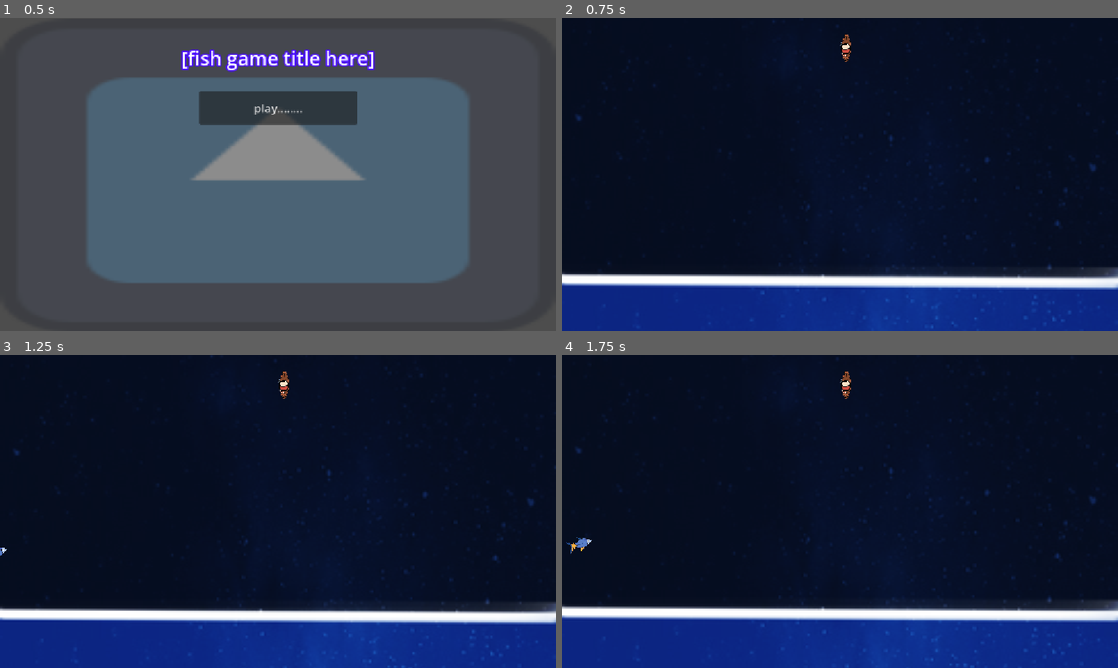
Above: before the commit, frames 1-4 (two rows, left to right).
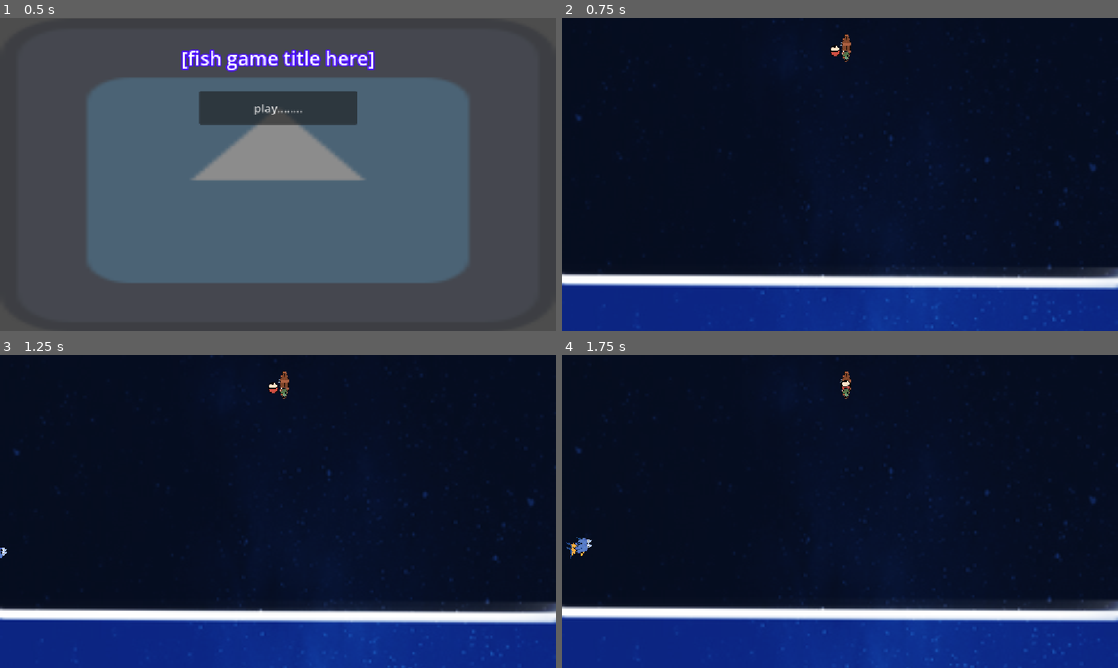
Above: after the commit, the same moments.

Repository: Logabe/fiiiiih
Game: Godot game, scene res://main_menu.tscn
Two runs of this game, one before a commit and one after it. Both use one fixed random seed, a clock stepped at 60 frames per second and the inputs below. The engine's default icon, where the game draws it, is replaced by a stand-in: a white triangle on a blue panel in a dark square.
Inputs (mouse positions are in pixels of both pictures, inside the frame that each line leads up to):
- Up to frame 1 (0.5 s): no input
- Up to frame 2 (0.75 s): click "play........" at 0.5 s
- Up to frame 3 (1.25 s): no input
- Up to frame 4 (1.75 s): tap Enter at 1.25 s; move the mouse to (962, 495) at 1.27 s; press the mouse at (962, 495) at 1.28 s; hold Right from 1.28 s (still down)

Frame 1 is identical in both runs. In frame 2, 0.1% of the frame differs, in the area x 48-52%, y 8-14%; in frame 3, 0.1%, in the area x 0-52%, y 8-65%; in frame 4, 0.1%.

Commit message:
Add lil guy

Diff:
--- a/game.tscn
+++ b/game.tscn
@@ -7,6 +7,7 @@
 [ext_resource type="Texture2D" uid="uid://hjlhjyg3k0lh" path="res://assets/bobber.webp" id="3_7jktm"]
 [ext_resource type="PackedScene" uid="uid://bylfns1qqpyyd" path="res://constellation/npc fish.tscn" id="3_feb5d"]
 [ext_resource type="Script" uid="uid://cg8ws44cmk4o1" path="res://constellation/npc_fish.gd" id="4_fc0e3"]
+[ext_resource type="Texture2D" uid="uid://dd8stvvirhvg6" path="res://assets/bronana.png" id="4_ryrav"]
 [ext_resource type="PackedScene" uid="uid://cp7mv8t5wvaol" path="res://dolphin.tscn" id="5_j5wjh"]
 
 [sub_resource type="Curve2D" id="Curve2D_t1rg7"]
@@ -25,6 +26,9 @@
 height = 60.0
 
 [sub_resource type="CircleShape2D" id="CircleShape2D_qwf25"]
+
+[sub_resource type="CircleShape2D" id="CircleShape2D_t1rg7"]
+radius = 10736.399
 
 [node name="Node" type="Node" unique_id=1682928601]
 
@@ -75,6 +79,7 @@
 [node name="cast origin" type="Node2D" parent="Area2D/CollisionShape2D" unique_id=1166363507]
 
 [node name="cast point" type="Area2D" parent="Area2D/CollisionShape2D/cast origin" unique_id=812872440]
+position = Vector2(-22, 5)
 collision_mask = 2
 
 [node name="CollisionShape2D" type="CollisionShape2D" parent="Area2D/CollisionShape2D/cast origin/cast point" unique_id=593283574]
@@ -85,5 +90,27 @@
 scale = Vector2(0.09966777, 0.09966779)
 texture = ExtResource("3_7jktm")
 
+[node name="Bronana" type="Sprite2D" parent="Area2D/CollisionShape2D/cast origin" unique_id=587411912]
+position = Vector2(-2, 17)
+rotation = 3.1415927
+scale = Vector2(0.076962106, 0.076962106)
+texture = ExtResource("4_ryrav")
+
+[node name="Area2D2" type="Area2D" parent="." unique_id=606268599]
+
+[node name="CollisionShape2D2" type="CollisionShape2D" parent="Area2D2" unique_id=1068900465]
+position = Vector2(591, 11292)
+shape = SubResource("CircleShape2D_t1rg7")
+
+[node name="Path2D" type="Path2D" parent="Area2D2/CollisionShape2D2" unique_id=420509954]
+position = Vector2(-591, -11292)
+curve = SubResource("Curve2D_t1rg7")
+
+[node name="PathFollow2D" parent="Area2D2/CollisionShape2D2/Path2D" unique_id=535311910 instance=ExtResource("3_feb5d")]
+position = Vector2(-74, 439)
+rotation = -0.38919544
+scale = Vector2(0.09374661, 0.13799703)
+script = ExtResource("4_fc0e3")
+
 [connection signal="area_entered" from="Area2D/CollisionShape2D/cast origin/cast point" to="Area2D/CollisionShape2D" method="_on_cast_point_area_entered"]
 [connection signal="area_exited" from="Area2D/CollisionShape2D/cast origin/cast point" to="Area2D/CollisionShape2D" method="_on_cast_point_area_exited"]
Binary file added: assets/bronana.png
Not shown, added: assets/bronana.png.import
